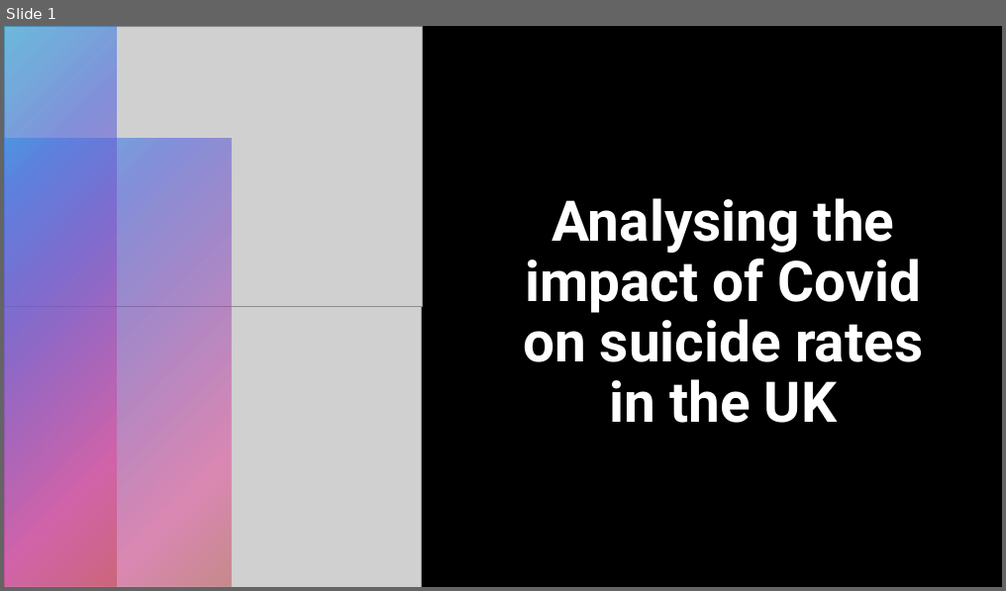
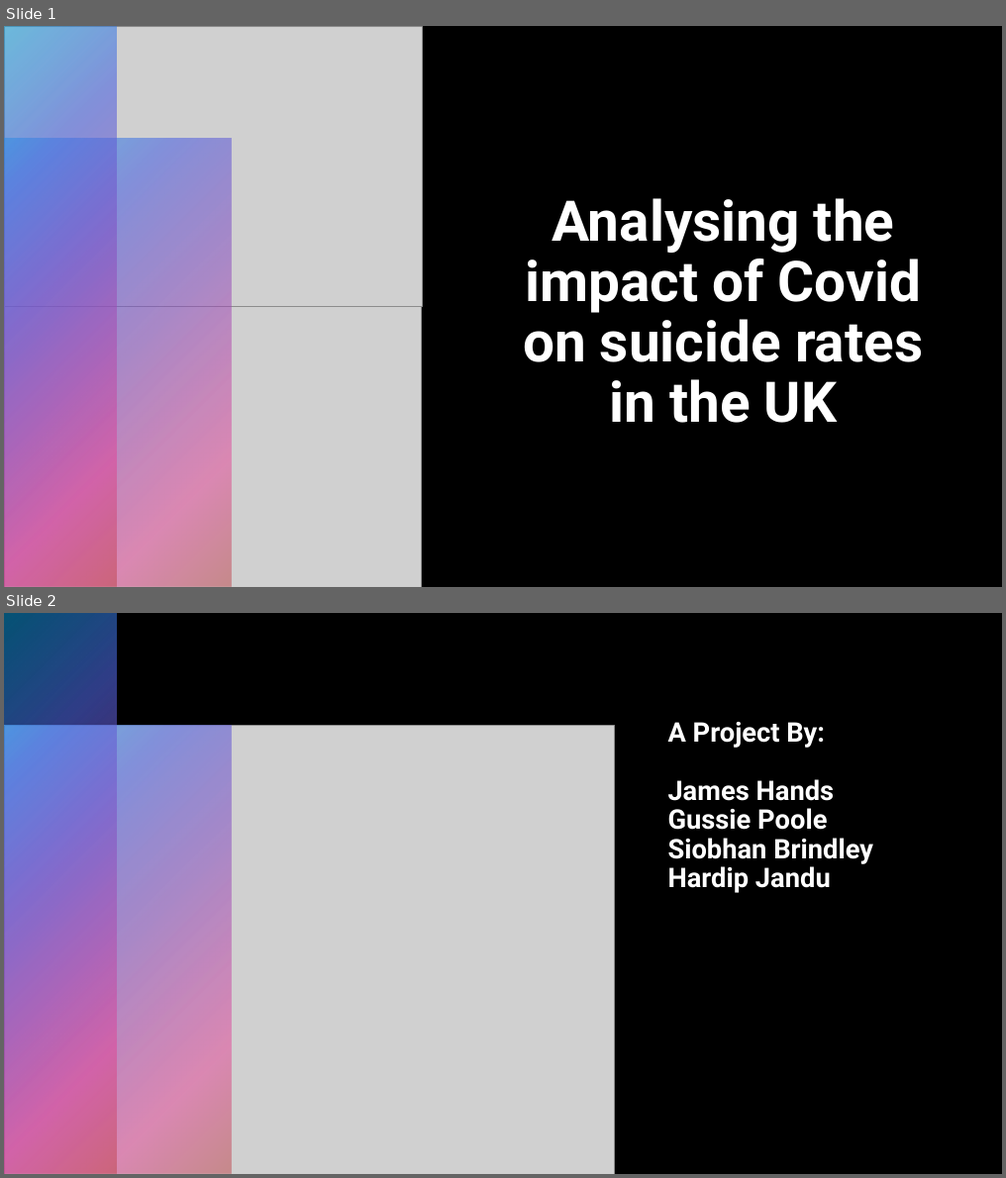
Before and after one commit to HJandu/Project_1_Covid19, a slide deck: Project 1 Presentation.pptx. Shown one above the other, each under a label of ours: slide 1 before the commit, slides 1 and 2 after it. The pictures are 1006x591 and 1006x1178 pixels, drawn with LibreOffice and Linux fonts; fonts in the diff are those of the drawing; grey boxes stand for pictures. Boxes give left, top, right and bottom in pixels: in the first picture for what was removed or moved away, otherwise in the second. Text is boxed around its words. In the diff, an @@ line names an element or a change of style, - is before the commit and + after.

```diff
--- a/Project 1 Presentation.pptx
+++ b/Project 1 Presentation.pptx
@@ slide 2 added at <box>4,613,1002,1174</box>, background #000000 @@
@@ rectangle added at <box>4,613,51,1174</box>, fill gradient #0BA5E8 to #5066E1 to #894EC0 to #E54196 to #BE4449 @@
@@ rectangle added at <box>4,613,116,1174</box>, fill gradient #0BA5E8 to #5066E1 to #894EC0 to #E54196 to #BE4449 @@
@@ rectangle added at <box>4,613,1002,1174</box>, fill #000000 @@
@@ rectangle added at <box>4,613,116,1174</box>, fill gradient #0BA5E8 to #5066E1 to #894EC0 to #E54196 to #BE4449 @@
@@ rectangle added at <box>4,660,97,1174</box>, fill gradient #0BA5E8 to #5066E1 to #894EC0 to #E54196 to #BE4449 @@
@@ rectangle added at <box>4,725,231,1174</box>, fill gradient #0BA5E8 to #5066E1 to #894EC0 to #E54196 to #BE4449 @@
@@ picture added at <box>4,725,614,1174</box> @@
@@ rectangle added at <box>4,725,231,1174</box>, fill gradient #0BA5E8 to #5066E1 to #894EC0 to #E54196 to #BE4449 @@
@@ title added at <box>668,722,873,893</box>, 26 pt, text #FFFFFF, bold @@
+A Project By:
+James Hands
+Gussie Poole
+Siobhan Brindley
+Hardip Jandu
```
Also in this commit, not shown: 22 other slides added.
